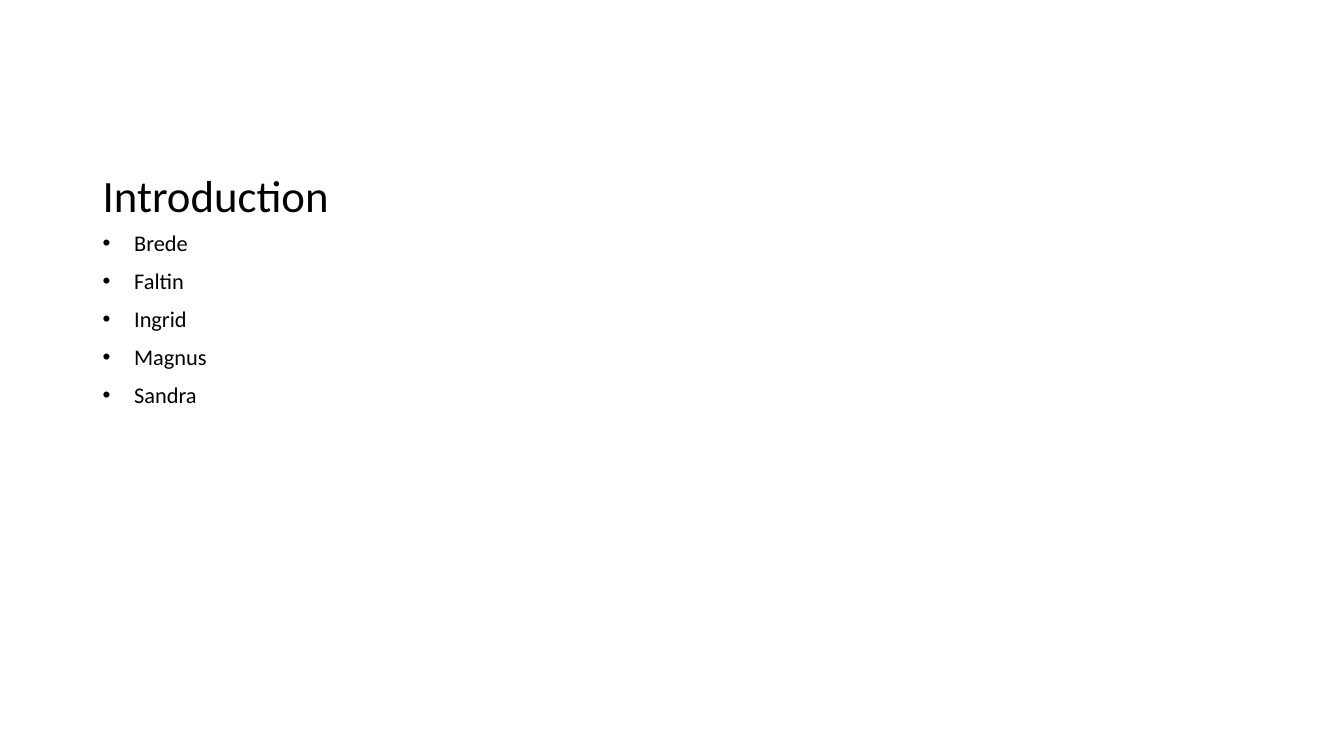
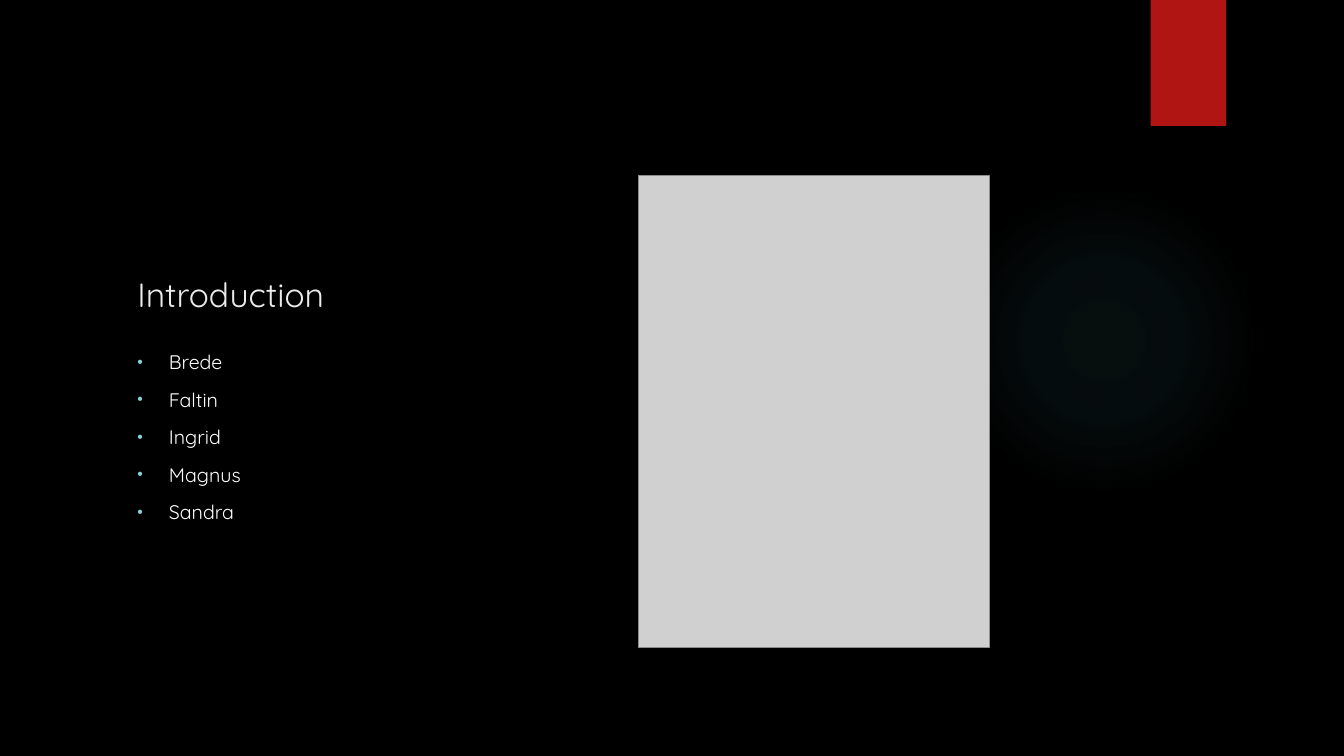
Before and after one commit to Ingrid97/g4_team4.1, a slide deck: slide 2 of Deliverables/INF112_presentasjon.pptx. Drawn at 1344x756 pixels with LibreOffice and Linux fonts; fonts in the diff are those of the drawing; grey boxes stand for pictures; background and template pictures are left out. Boxes give left, top, right and bottom in pixels: in the first picture for what was removed or moved away, otherwise in the second. Text is boxed around its words. In the diff, an @@ line names an element or a change of style, - is before the commit and + after.

```diff
--- a/Deliverables/INF112_presentasjon.pptx
+++ b/Deliverables/INF112_presentasjon.pptx
@@ background #FFFFFF to picture (left out) @@
@@ rectangle added at [1150, 0, 1226, 126], fill #B01513 @@
@@ title "Introduction": place and size @@
-title "Introduction" at [103, 181, 329, 213]
+title "Introduction" at [137, 282, 324, 308]
@@ title "Introduction" at [137, 282, 324, 308]: size 32 to 24 pt, font Calibri to Quicksand, text colour #000000 to #EBEBEB; line spacing 0.9 to 1 @@
@@ picture added at [638, 175, 989, 648] @@
@@ ellipse added at [949, 185, 1259, 495], fill gradient #50B9C1 @@
@@ text "Brede": place and size @@
-text "Brede" at [134, 235, 206, 403]
+text "Brede" at [169, 354, 241, 520]
@@ text "Brede" at [169, 354, 241, 520]: size 16 to 14 pt, font Calibri to Quicksand, text colour #000000 to #FFFFFF; line spacing 0.9 to 1 @@
```
Also in this commit, not shown: 6 other slides changed.
